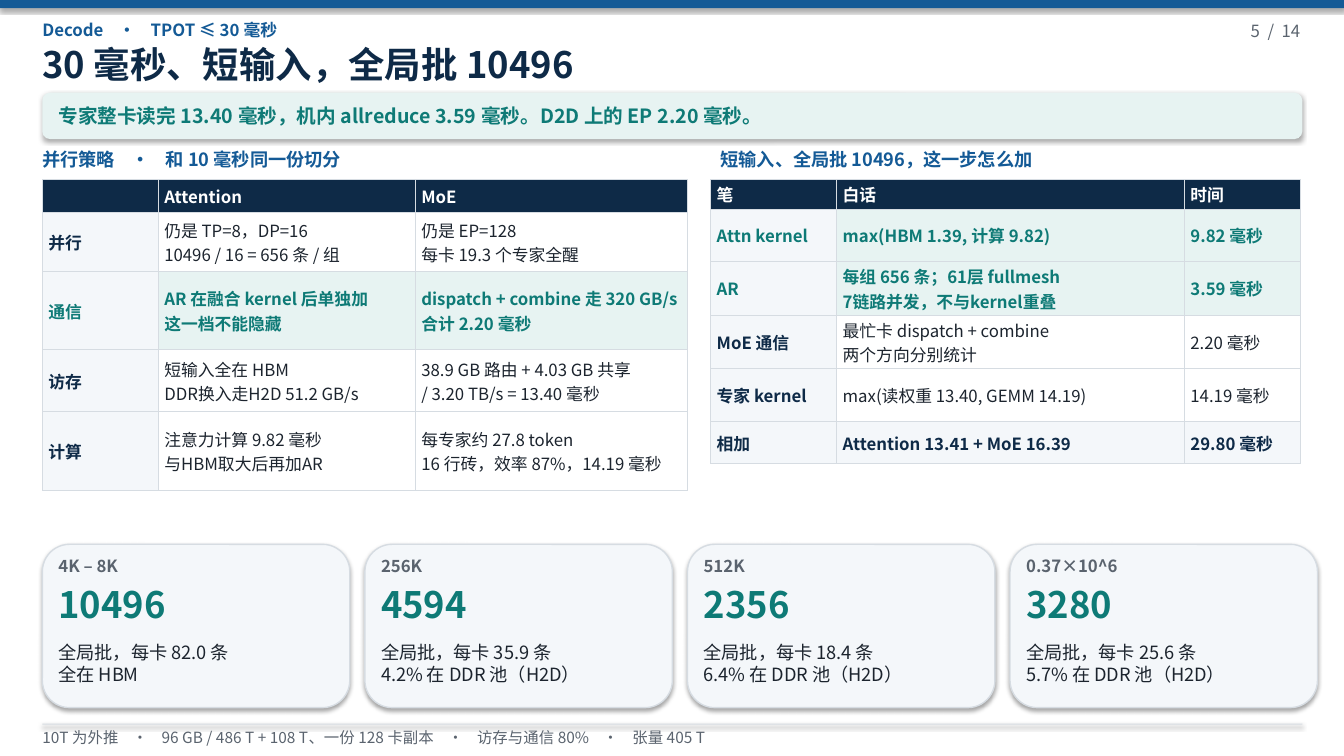
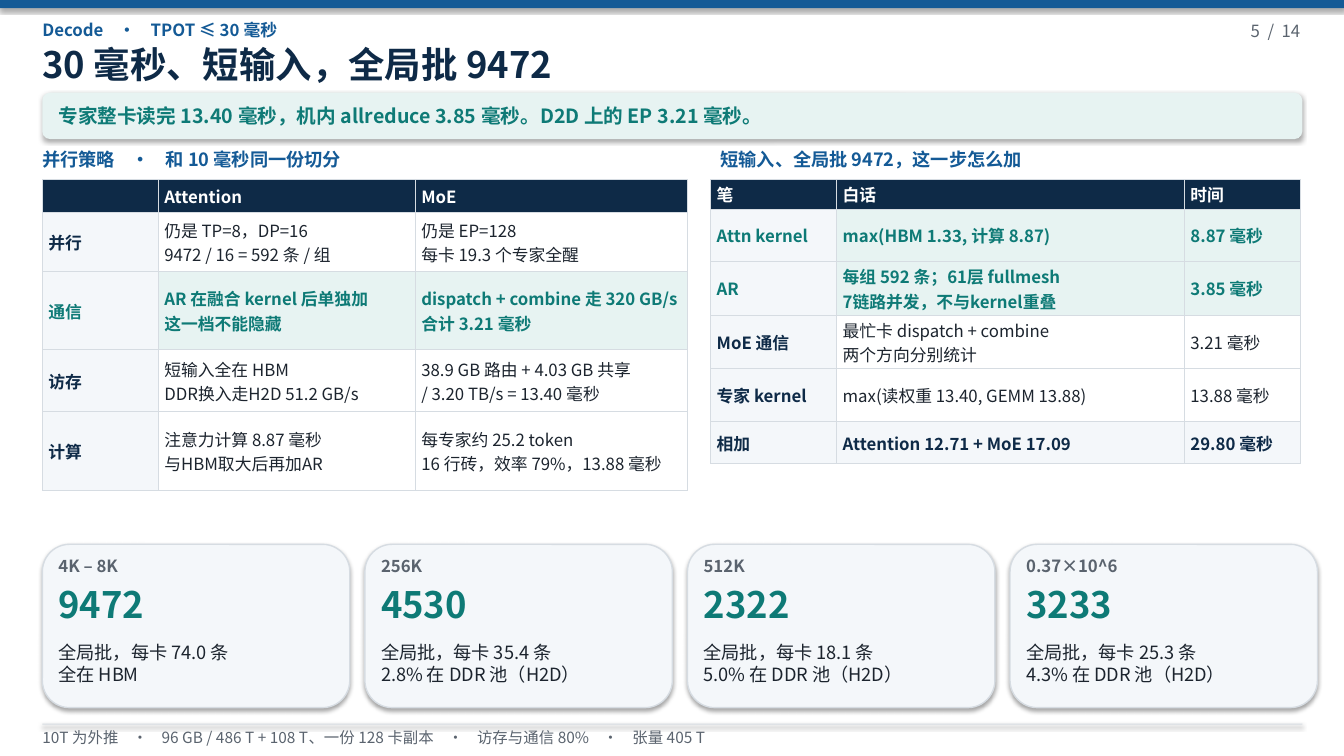
Before and after one commit to 69515164-rgb/UCL-MPComm, a slide deck: slide 5 of docs/deepseek-96g-slo.pptx. Drawn at 1344x756 pixels with LibreOffice and Linux fonts; fonts in the diff are those of the drawing. Boxes give left, top, right and bottom in pixels: in the first picture for what was removed or moved away, otherwise in the second. Text is boxed around its words. In the diff, an @@ line names an element or a change of style, - is before the commit and + after.

```diff
--- a/docs/deepseek-96g-slo.pptx
+++ b/docs/deepseek-96g-slo.pptx
@@ text at bbox=[42, 46, 552, 83]: text changed @@
-30 毫秒、短输入，全局批 10496
+30 毫秒、短输入，全局批 9472
@@ text at bbox=[58, 106, 762, 126]: text changed @@
-专家整卡读完 13.40 毫秒，机内 allreduce 3.59 毫秒。D2D 上的 EP 2.20 毫秒。
+专家整卡读完 13.40 毫秒，机内 allreduce 3.85 毫秒。D2D 上的 EP 3.21 毫秒。
@@ table at bbox=[42, 179, 688, 476] @@
-row 2, column 2: 仍是 TP=8，DP=16 / 10496 / 16 = 656 条 / 组
+row 2, column 2: 仍是 TP=8，DP=16 / 9472 / 16 = 592 条 / 组
-row 3, column 3: dispatch + combine 走 320 GB/s / 合计 2.20 毫秒
+row 3, column 3: dispatch + combine 走 320 GB/s / 合计 3.21 毫秒
-row 5, column 2: 注意力计算 9.82 毫秒 / 与HBM取大后再加AR
+row 5, column 2: 注意力计算 8.87 毫秒 / 与HBM取大后再加AR
-row 5, column 3: 每专家约 27.8 token / 16 行砖，效率 87%，14.19 毫秒
+row 5, column 3: 每专家约 25.2 token / 16 行砖，效率 79%，13.88 毫秒
@@ table at bbox=[711, 179, 1301, 460] @@
-row 2, column 2: max(HBM 1.39, 计算 9.82)
+row 2, column 2: max(HBM 1.33, 计算 8.87)
-row 2, column 3: 9.82 毫秒
+row 2, column 3: 8.87 毫秒
-row 3, column 2: 每组 656 条；61层 fullmesh / 7链路并发，不与kernel重叠
+row 3, column 2: 每组 592 条；61层 fullmesh / 7链路并发，不与kernel重叠
-row 3, column 3: 3.59 毫秒
+row 3, column 3: 3.85 毫秒
-row 4, column 3: 2.20 毫秒
+row 4, column 3: 3.21 毫秒
-row 5, column 2: max(读权重 13.40, GEMM 14.19)
+row 5, column 2: max(读权重 13.40, GEMM 13.88)
-row 5, column 3: 14.19 毫秒
+row 5, column 3: 13.88 毫秒
-row 6, column 2: Attention 13.41 + MoE 16.39
+row 6, column 2: Attention 12.71 + MoE 17.09
@@ text at bbox=[721, 150, 1022, 169]: text changed @@
-短输入、全局批 10496，这一步怎么加
+短输入、全局批 9472，这一步怎么加
@@ text at bbox=[58, 590, 144, 619]: text changed @@
-10496
+9472
@@ text at bbox=[381, 590, 467, 619]: text changed @@
-4594
+4530
@@ text at bbox=[704, 590, 790, 619]: text changed @@
-2356
+2322
@@ text at bbox=[1026, 590, 1112, 619]: text changed @@
-3280
+3233
@@ text at bbox=[58, 643, 229, 661]: text changed @@
-全局批，每卡 82.0 条
+全局批，每卡 74.0 条
@@ text at bbox=[381, 643, 580, 683]: text changed @@
-全局批，每卡 35.9 条
-4.2% 在 DDR 池（H2D）
+全局批，每卡 35.4 条
+2.8% 在 DDR 池（H2D）
@@ text at bbox=[704, 643, 902, 683]: text changed @@
-全局批，每卡 18.4 条
-6.4% 在 DDR 池（H2D）
+全局批，每卡 18.1 条
+5.0% 在 DDR 池（H2D）
@@ text at bbox=[1026, 643, 1225, 683]: text changed @@
-全局批，每卡 25.6 条
-5.7% 在 DDR 池（H2D）
+全局批，每卡 25.3 条
+4.3% 在 DDR 池（H2D）
```
Also in this commit, not shown: 11 other slides changed, 3 other files.
